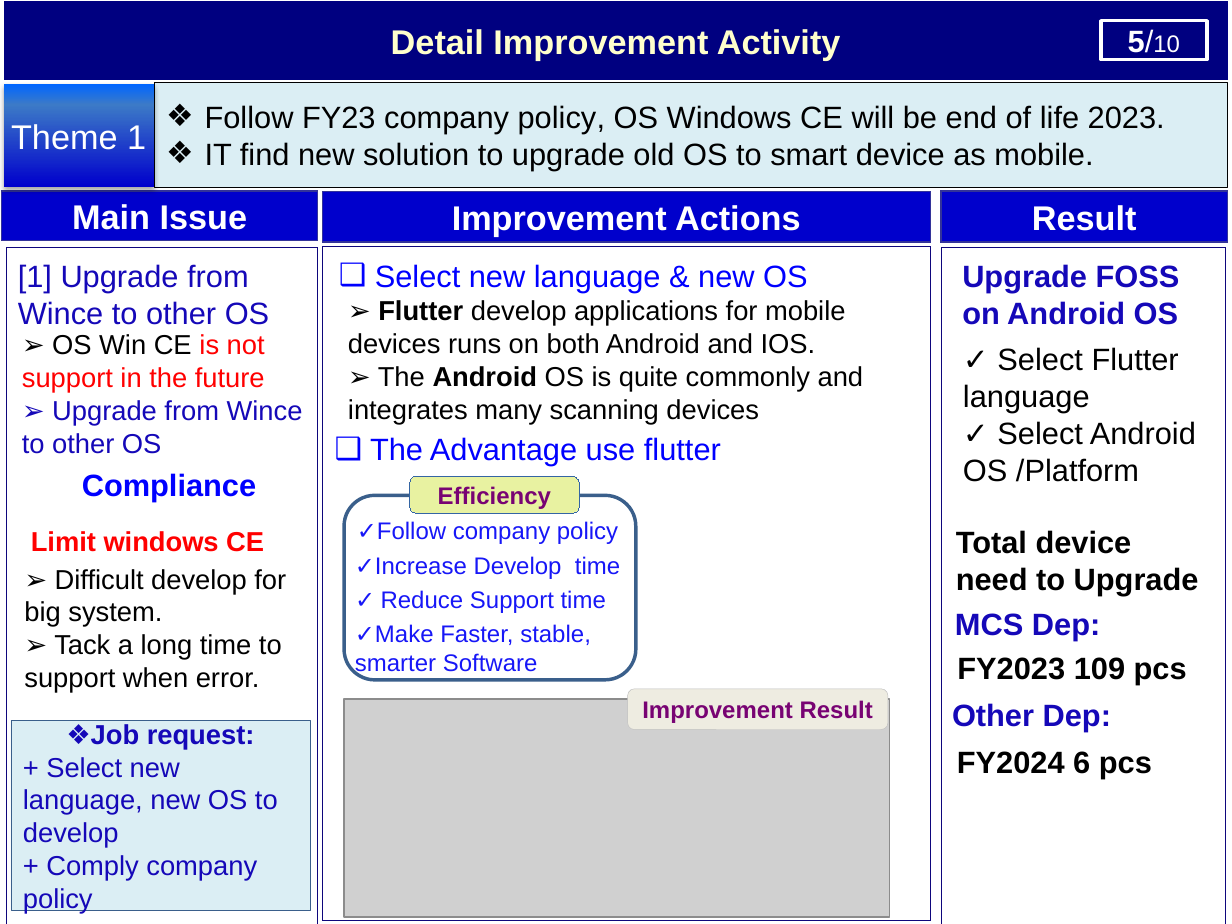
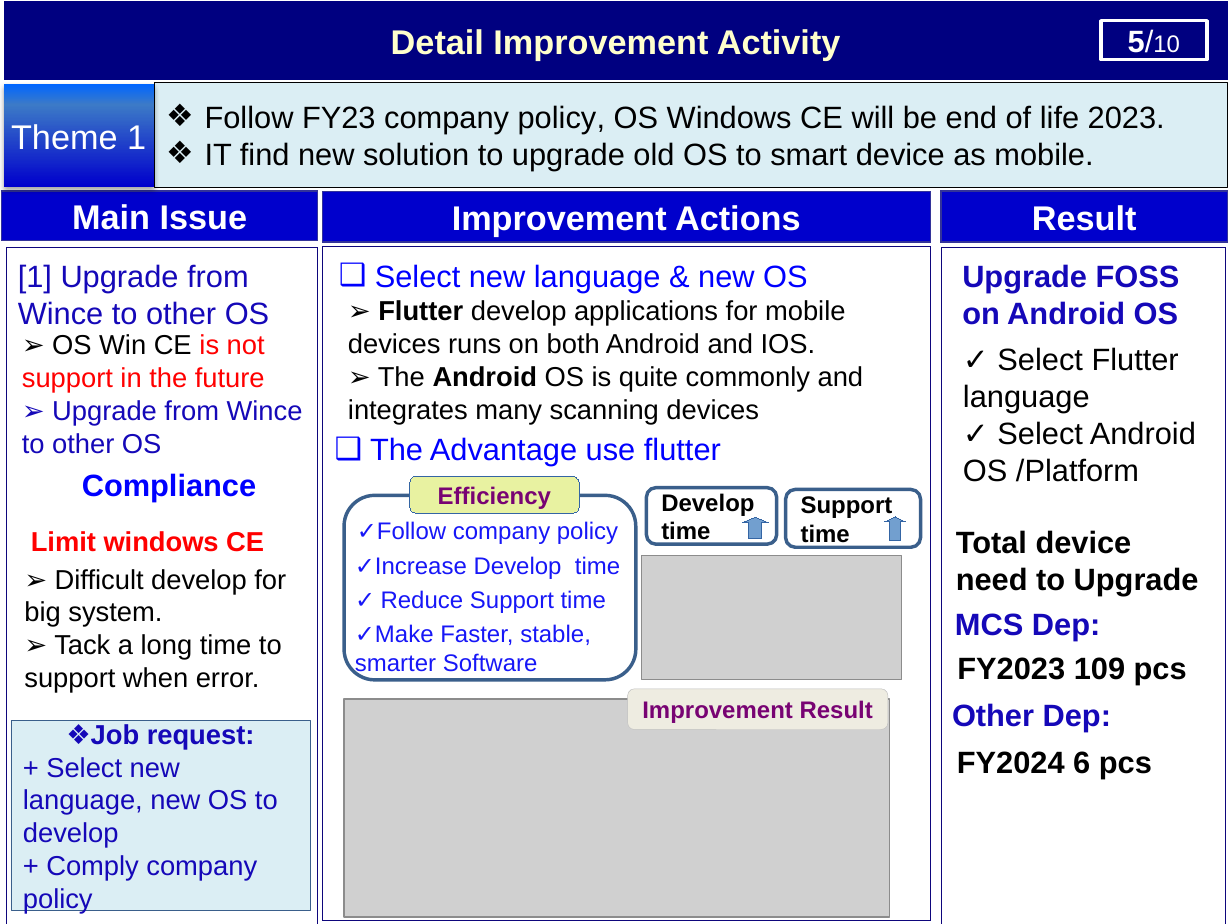
Before and after one commit to thietbicongnghevietnam/ReportPSNV, a slide deck: slide 6 of Report_test.pptx. Drawn at 1232x924 pixels with LibreOffice and Linux fonts; fonts in the diff are those of the drawing; grey boxes stand for pictures. Boxes give left, top, right and bottom in pixels: in the first picture for what was removed or moved away, otherwise in the second. Text is boxed around its words. In the diff, an @@ line names an element or a change of style, - is before the commit and + after.

Commit message:
06022024b

```diff
--- a/Report_test.pptx
+++ b/Report_test.pptx
@@ rounded rectangle added at [647,488,777,545], fill #FFFFFF, outline #3A5F8B 2.01 pt, 14 pt, text #000000, bold @@
+Develop time
@@ rounded rectangle added at [786,489,922,547], fill #FFFFFF, outline #3A5F8B 2.01 pt, 14 pt, text #000000, bold @@
+Support time
@@ up arrow added at [743,517,769,538], fill #729FCF, outline #3465A4 0 pt @@
@@ up arrow added at [885,516,906,540], fill #729FCF, outline #3465A4 0 pt @@
@@ picture added at [642,556,902,680] @@
```
Also in this commit, not shown: 5 other slides changed, 2 slides added.
